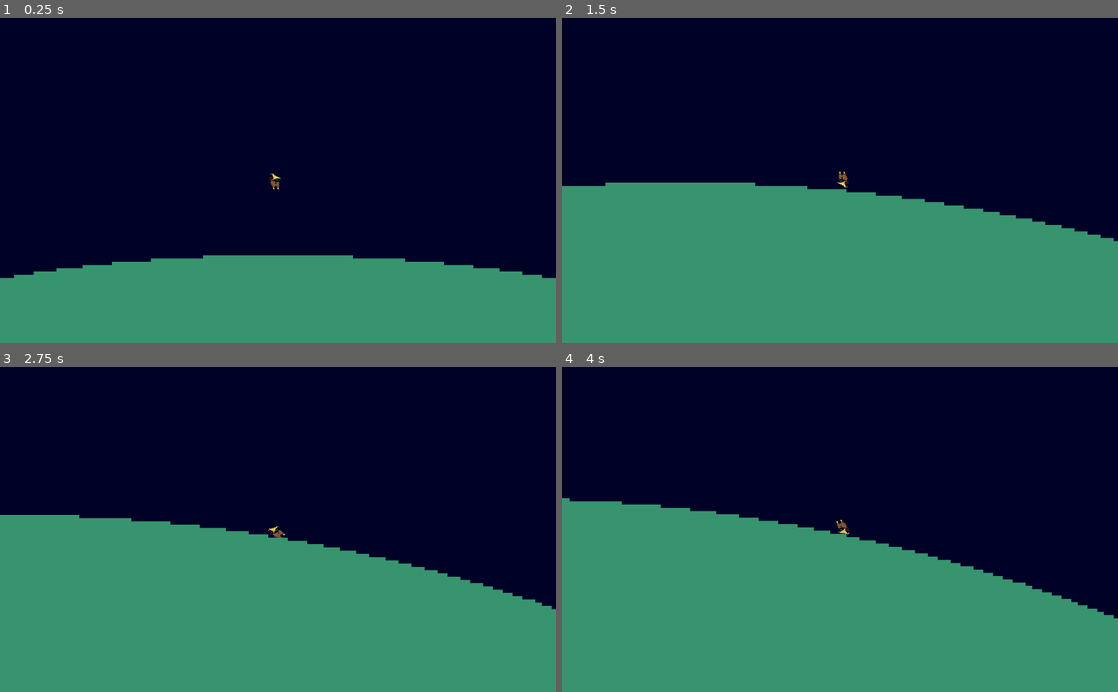
Above: before the commit, frames 1-4 (two rows, left to right).
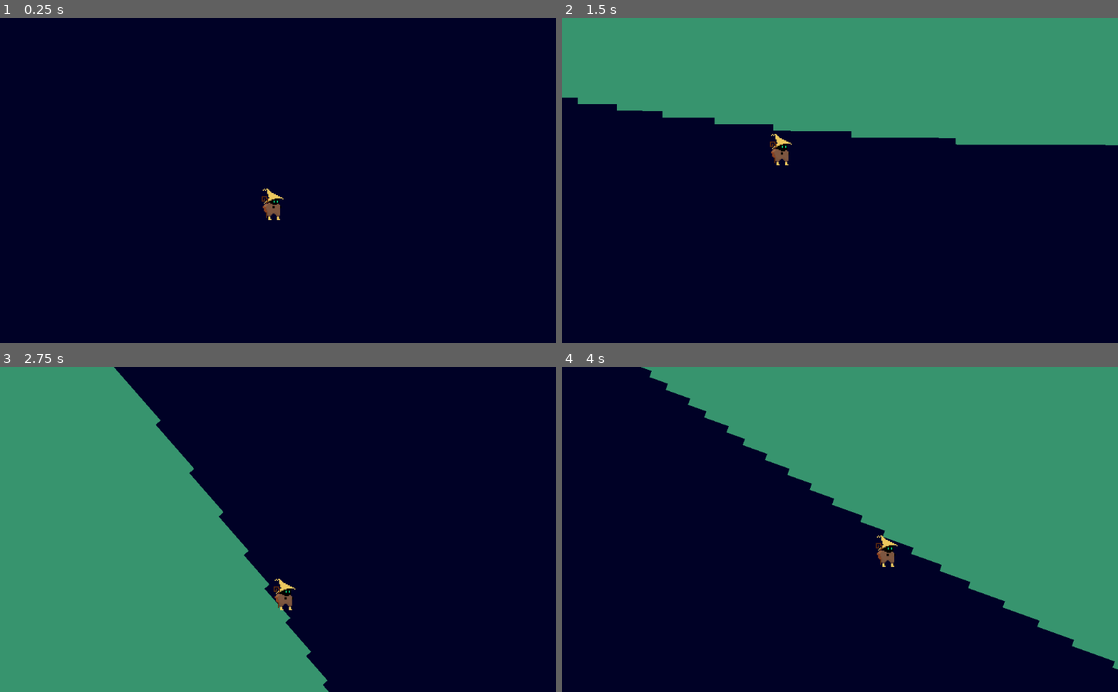
Above: after the commit, the same moments.

Repository: leorr/space
Game: Godot game, scene res://Scenes/Test_Level.tscn
Same seed, same stepped clock (60 frames per second), same inputs: the game is played once before the commit and once after it.
Inputs:
- Up to frame 1 (0.25 s): no input
- Up to frame 2 (1.5 s): hold Right (ui_right) 0.53-1.28 s; tap X (ui_jump) at 0.6, 0.77, 1.07, 1.35 s; hold Down (ui_down) from 1.28 s (still down)
- Up to frame 3 (2.75 s): tap X (ui_jump) at 1.52, 1.82, 2.1 s; release Down (ui_down) at 2.03 s; hold Right (ui_right) from 2.03 s (still down)
- Up to frame 4 (4 s): tap X (ui_jump) at 2.85, 3.02, 3.32, 3.6, 3.77 s; release Right (ui_right) at 3.53 s; hold Left (ui_left) from 3.53 s (still down)

The runs differ from the first frame. In frame 1, 25% of the frame differs, in the area x 0-100%, y 47-100%; in frame 2, 79%; in frame 3, 33%; in frame 4, 82%, in the area x 0-100%, y 0-100%.

Commit message:
2020/06/26 17:23

Diff:
--- a/Scenes/Player.tscn
+++ b/Scenes/Player.tscn
@@ -15,7 +15,7 @@
 animations = [ {
 "frames": [ ExtResource( 2 ), ExtResource( 7 ), ExtResource( 5 ), ExtResource( 6 ), ExtResource( 4 ), ExtResource( 3 ), ExtResource( 1 ) ],
 "loop": true,
-"name": "default",
+"name": "Idle",
 "speed": 5.0
 } ]
 
@@ -31,10 +31,16 @@
 
 [node name="AnimatedSprite" type="AnimatedSprite" parent="."]
 frames = SubResource( 2 )
+animation = "Idle"
+playing = true
 
 [node name="CollisionShape2D" type="CollisionShape2D" parent="."]
 position = Vector2( -3, 3 )
 shape = SubResource( 3 )
 
 [node name="Camera2D" type="Camera2D" parent="."]
+rotating = true
 current = true
+zoom = Vector2( 0.5, 0.5 )
+drag_margin_h_enabled = true
+drag_margin_v_enabled = true
--- a/Scenes/Test_Level.tscn
+++ b/Scenes/Test_Level.tscn
@@ -8,8 +8,10 @@
 
 [node name="Player" parent="." instance=ExtResource( 2 )]
 position = Vector2( 0, -3230 )
+z_index = 99
 
 [node name="Planet" parent="." instance=ExtResource( 1 )]
+z_index = -99
 
 [node name="Test_Ball" parent="." instance=ExtResource( 3 )]
 position = Vector2( 4847.2, -2758.69 )
--- a/Scripts/Player_RB2D.gd
+++ b/Scripts/Player_RB2D.gd
@@ -15,13 +15,9 @@
 
 func _physics_process(_delta):
 	current_gravity = get_position() - planets[0].get_position()
-	#print(current_gravity)
-	#if Input.is_action_just_pressed("ui_jump"):
-	#	apply_central_impulse(current_gravity*80) this is shit currently
 	#i should only do those after i check if the player is landed
 	set_linear_velocity(motion)
 	rotate(current_gravity.angle_to(Vector2(0,-1))*-1)
-
 
 func _handle_move_input():
 	motion = Vector2(0,0)
--- a/project.godot
+++ b/project.godot
@@ -60,6 +60,7 @@
 
 quality/intended_usage/framebuffer_allocation=0
 quality/intended_usage/framebuffer_allocation.mobile=0
+quality/2d/use_pixel_snap=true
 threads/thread_model=2
 quality/filters/anisotropic_filter_level=1
 quality/filters/use_nearest_mipmap_filter=true
